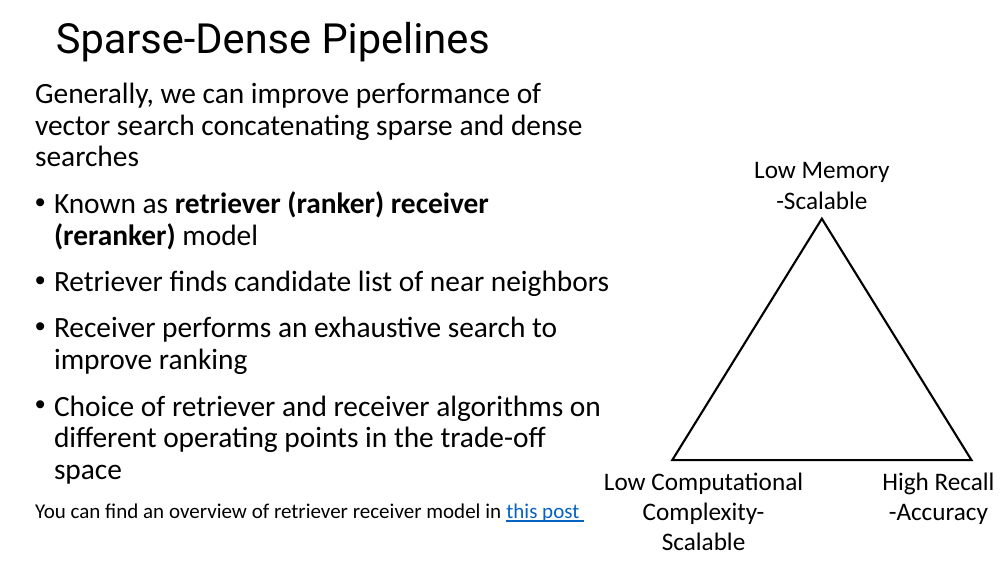
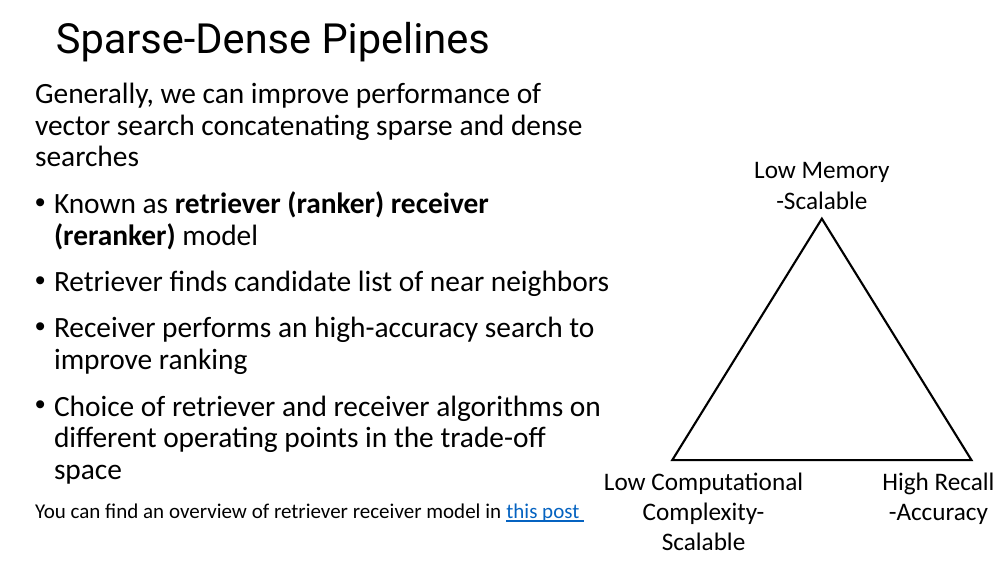
Before and after one commit to harelgabainew/school1, a slide deck: slide 50 of slides/6_InformationRetrievalSearch.pptx. Drawn at 1008x567 pixels with LibreOffice and Linux fonts; fonts in the diff are those of the drawing. Boxes give left, top, right and bottom in pixels: in the first picture for what was removed or moved away, otherwise in the second. Text is boxed around its words. In the diff, an @@ line names an element or a change of style, - is before the commit and + after.

```diff
--- a/slides/6_InformationRetrievalSearch.pptx
+++ b/slides/6_InformationRetrievalSearch.pptx
@@ text at box(54, 316, 594, 374): text changed @@
-• Receiver performs an exhaustive search to improve ranking
+• Receiver performs an high-accuracy search to improve ranking
```
Also in this commit, not shown: 3 other slides changed.
